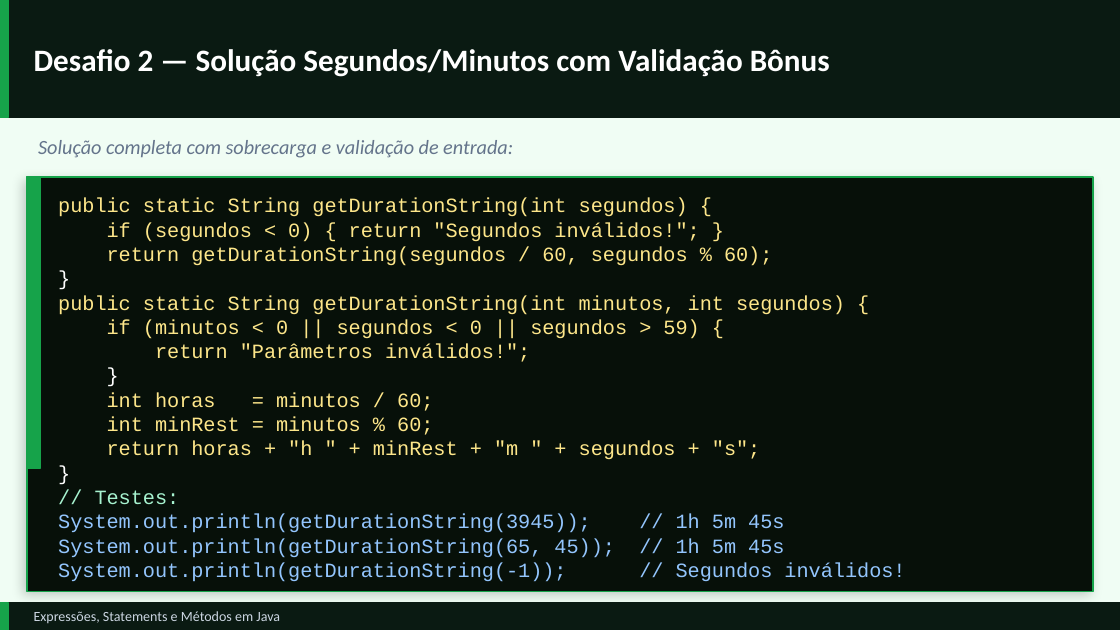
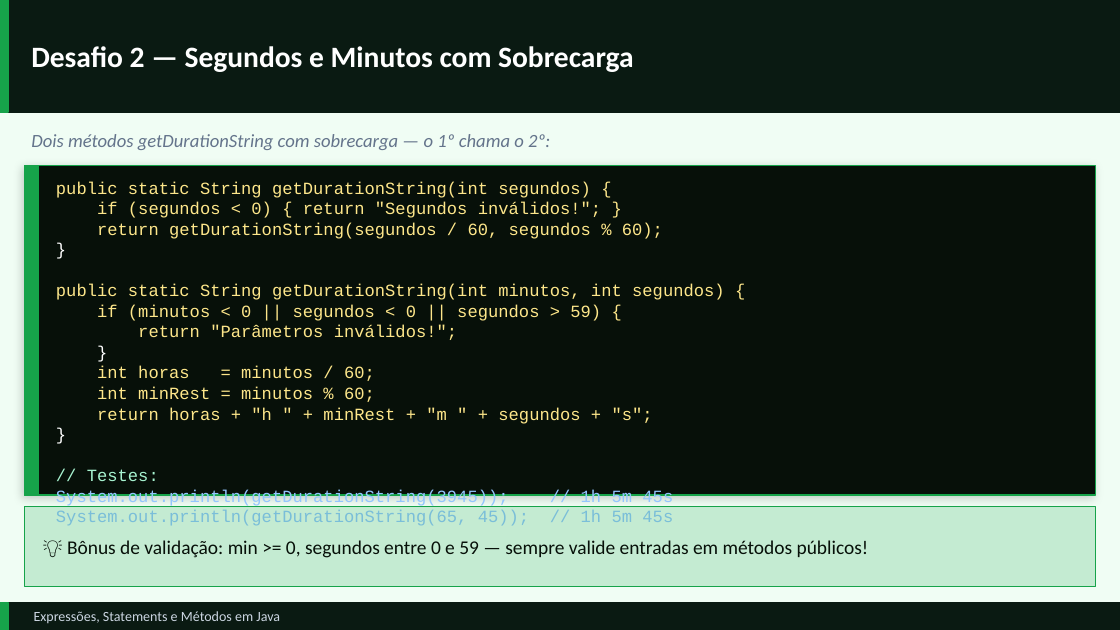
Before and after one commit to GustavoJ-dev/JavaStudiesHub, a slide deck: slide 34 of src/module03/content/Expressoes-Statements-e-Metodos.pptx (slide 28 before the commit). Drawn at 1120x630 pixels with LibreOffice and Linux fonts; fonts in the diff are those of the drawing. Boxes give left, top, right and bottom in pixels: in the first picture for what was removed or moved away, otherwise in the second. Text is boxed around its words. In the diff, an @@ line names an element or a change of style, - is before the commit and + after.

```diff
--- a/src/module03/content/Expressoes-Statements-e-Metodos.pptx
+++ b/src/module03/content/Expressoes-Statements-e-Metodos.pptx
@@ rectangle: place and size @@
-rectangle at box(0, 0, 1120, 118)
+rectangle at box(0, 0, 1120, 112)
@@ rectangle: place and size @@
-rectangle at box(0, 0, 8, 118)
+rectangle at box(0, 0, 8, 112)
@@ text at box(31, 46, 634, 72): text changed; size 20 to 19 pt @@
-Desafio 2 — Solução Segundos/Minutos com Validação Bônus
+Desafio 2 — Segundos e Minutos com Sobrecarga
@@ text at box(31, 134, 550, 150): text changed; size 13 to 12 pt @@
-Solução completa com sobrecarga e validação de entrada:
+Dois métodos getDurationString com sobrecarga — o 1º chama o 2º:
@@ rectangle: place and size @@
-rectangle at box(27, 177, 40, 468)
+rectangle at box(25, 166, 38, 495)
@@ rectangle: place and size @@
-rectangle at box(27, 177, 1093, 591)
+rectangle at box(25, 166, 1095, 495)
@@ rectangle at box(25, 166, 1095, 495): shadow changed @@
@@ text "public static String getDurationString(int segundos) ...": place and size @@
-text "public static String getDurationString(int segundos) ..." at box(58, 198, 905, 582)
+text "public static String getDurationString(int segundos) ..." at box(56, 181, 725, 526)
@@ text "public static String getDurationString(int segundos) ..." at box(56, 181, 725, 526): size 13 to 11 pt @@
@@ rectangle added at box(25, 506, 1095, 587), fill #16A34A at 20% opacity, outline #16A34A 0.8 pt @@
@@ text at box(58, 562, 905, 582): paragraph removed @@
-System.out.println(getDurationString(-1)); // Segundos inválidos!
@@ text added at box(67, 540, 869, 558), 12.5 pt, text #071009 @@
+💡 Bônus de validação: min >= 0, segundos entre 0 e 59 — sempre valide entradas em métodos públicos!
```
Also in this commit, not shown: 23 other slides changed, 15 slides added, 10 slides removed, 7 other files.
